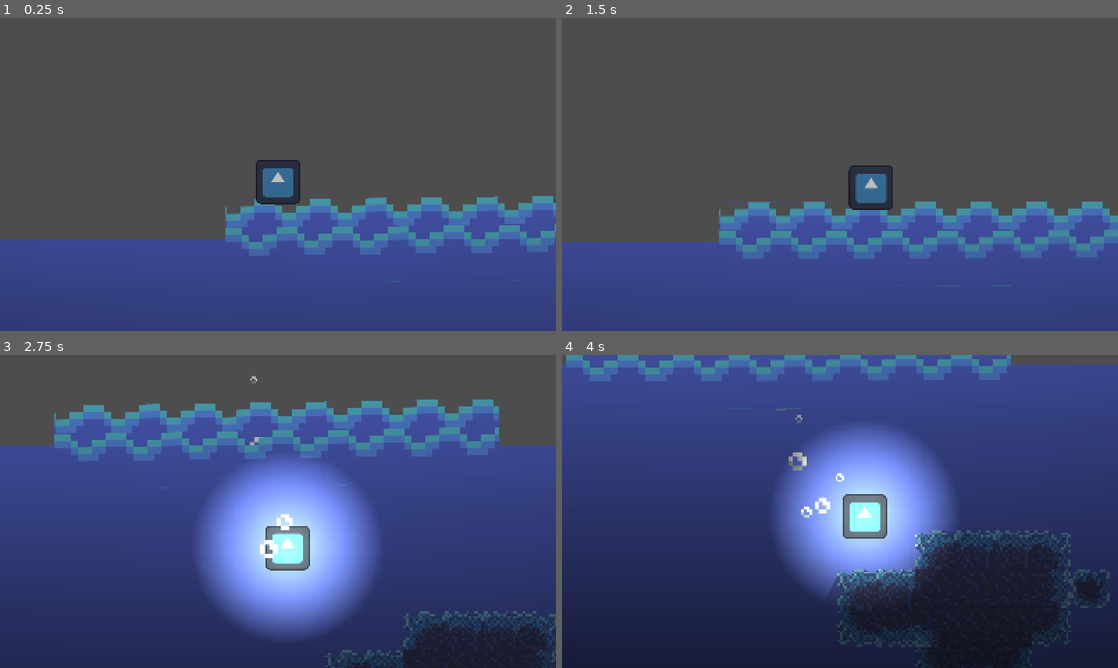
Above: before the commit, frames 1-4 (two rows, left to right).
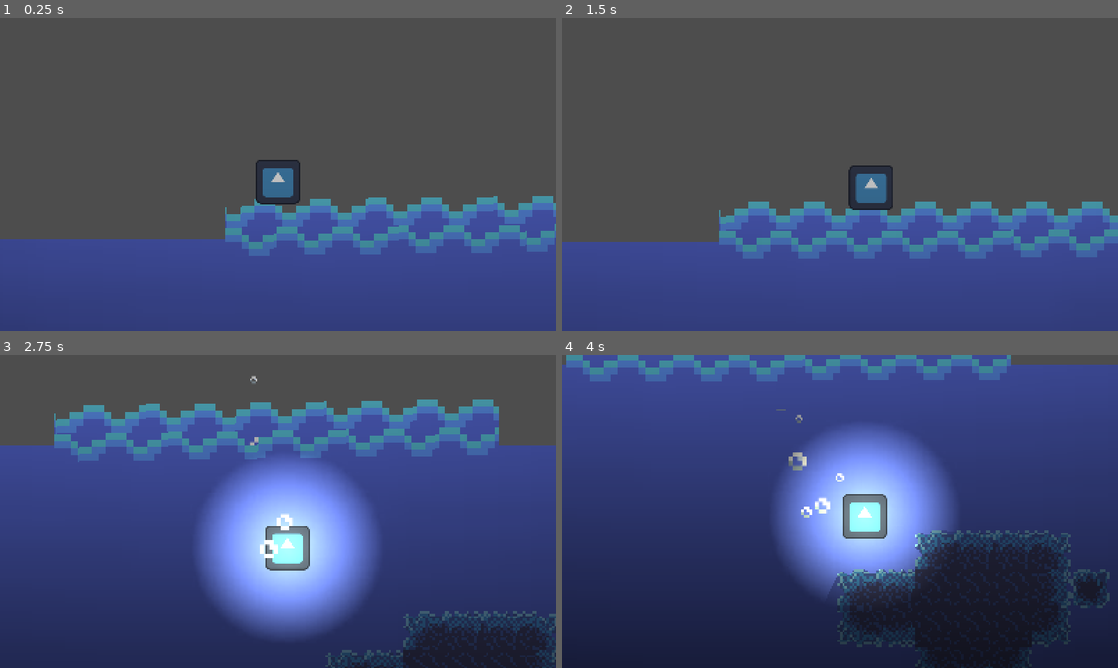
Above: after the commit, the same moments.

Repository: WilliamNord/underwater-explorer-godot
Game: Godot game, scene res://scenes/world.tscn
The game is run twice, just before and just after one commit, with the same random seed, the same clock (stepped at 60 frames per second) and the same inputs. The project has no main scene, so this scene is started directly. The engine's default icon, where the game draws it, is replaced by a stand-in: a white triangle on a blue panel in a dark square.
Inputs:
- Up to frame 1 (0.25 s): no input
- Up to frame 2 (1.5 s): tap Enter (ui_accept) at 0.5, 0.77 s; hold Right (ui_right) from 0.53 s (still down)
- Up to frame 3 (2.75 s): tap Enter (ui_accept) at 1.52 s; release Right (ui_right) at 2.03 s; hold Left (ui_left) from 2.03 s (still down)
- Up to frame 4 (4 s): release Left (ui_left) at 2.78 s; hold Right (ui_right) from 2.78 s (still down); tap Enter (ui_accept) at 3.02, 3.77 s

The runs differ from the first frame. In frame 1, less than 0.1% of the frame differs, in the area x 42-96%, y 56-85%; in frame 2, 0.1%; in frame 3, less than 0.1%; in frame 4, 0.2%, in the area x 37-68%, y 1-94%.

Commit message:
changed wave texture from inherit to nearest

Diff:
--- a/scenes/wave_shader.tscn
+++ b/scenes/wave_shader.tscn
@@ -23,6 +23,7 @@
 [sub_resource type="RectangleShape2D" id="RectangleShape2D_moyw3"]
 
 [node name="waves" type="Area2D"]
+texture_filter = 1
 
 [node name="main_wave" type="Sprite2D" parent="."]
 z_index = -1
--- a/scenes/world.tscn
+++ b/scenes/world.tscn
@@ -142,7 +142,7 @@
 texture_filter = 1
 position = Vector2(2, 0)
 scale = Vector2(7, 7)
-tile_map_data = PackedByteArray("AAAHAAsAAgABAAEAAAAHAAwAAgA …(182 unchanged characters)… AAKAAsAAgACAAIAAAAJAAsAAgACAAIAAAAJAAwAAAABAAAAAAAKAAwAAgACAAIAAAALAAsAAgACAAIAAAAIAAs …(1535 unchanged characters)…
+tile_map_data = PackedByteArray("AAAHAAsAAgABAAEAAAAHAAwAAgA …(182 unchanged characters)… AAKAAsAAgACAAIAAAAJAAsAAgACAAIAAAAJAAwAAgACAAIAAAAKAAwAAgACAAIAAAALAAsAAgACAAIAAAAIAAs …(1535 unchanged characters)…
 tile_set = SubResource("TileSet_i7141")
 
 [node name="sun" type="PointLight2D" parent="."]
